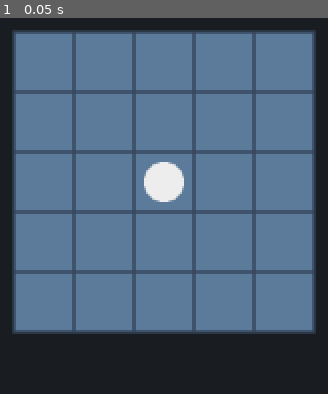
Above: before the commit, frame 1.
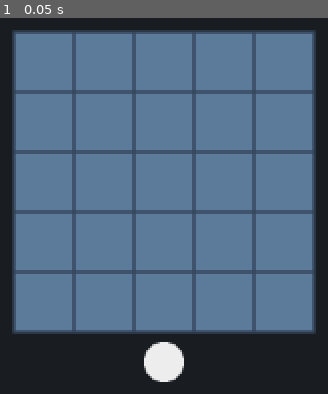
Above: after the commit, the same moment.

Repository: ryanshumway/GDScriptGame
Game: Godot game, scene res://scenes/main.tscn
The game is run twice, just before and just after one commit, with the same random seed, the same clock (stepped at 60 frames per second) and the same inputs.
Inputs:
- Up to frame 1 (0.05 s): no input

The runs differ from the first frame. In frame 1, 2.2% of the frame differs, in the area x 43-57%, y 38-97%.

Commit message:
Step 3: right-click a tile and the crew member walks there tile by tile
Co-Authored-By: Claude Opus 5.5 <noreply@anthropic.com>

Diff:
--- a/scenes/main.tscn
+++ b/scenes/main.tscn
@@ -2,11 +2,13 @@
 
 [ext_resource type="PackedScene" path="res://scenes/room.tscn" id="1_room"]
 [ext_resource type="PackedScene" path="res://scenes/crew_member.tscn" id="2_crew"]
+[ext_resource type="Script" path="res://scripts/floorplan.gd" id="3_floorplan"]
 
 [node name="Main" type="Node2D"]
 
 [node name="Floorplan" type="Node2D" parent="."]
 position = Vector2(520, 240)
+script = ExtResource("3_floorplan")
 
 [node name="Room" parent="Floorplan" instance=ExtResource("1_room")]
 
--- a/scripts/crew_member.gd
+++ b/scripts/crew_member.gd
@@ -3,13 +3,44 @@
 ## A crew member, drawn as a circle standing on one tile.
 
 ## Which tile the crew member stands on, counted from the top-left tile (0, 0).
-@export var tile_position := Vector2i(2, 2)
+@export var tile_position := Vector2i(2, 5)
 @export var color := Color(0.93, 0.93, 0.93)
 @export var radius := 16.0
+## How fast the crew member walks, in pixels per second.
+@export var walk_speed := 150.0
+
+## The tile the crew member was last ordered to walk to.
+var target_tile: Vector2i
 
 
 func _ready() -> void:
 	position = tile_to_pixels(tile_position)
+	target_tile = tile_position
+
+
+func _process(delta: float) -> void:
+	# Still between tiles? Keep sliding toward the center of the tile we're entering.
+	var tile_center := tile_to_pixels(tile_position)
+	if position != tile_center:
+		position = position.move_toward(tile_center, walk_speed * delta)
+		return
+
+	# Standing on a tile's center. If it isn't the target, step into the next tile.
+	if tile_position != target_tile:
+		tile_position += step_toward(target_tile)
+
+
+## Orders the crew member to walk to a tile.
+func walk_to(tile: Vector2i) -> void:
+	target_tile = tile
+
+
+## Returns a one-tile step toward a target: across first, then up or down.
+func step_toward(target: Vector2i) -> Vector2i:
+	var difference := target - tile_position
+	if difference.x != 0:
+		return Vector2i(signi(difference.x), 0)
+	return Vector2i(0, signi(difference.y))
 
 
 func _draw() -> void:
--- /dev/null
+++ b/scripts/floorplan.gd
@@ -0,0 +1,12 @@
+extends Node2D
+## Coordinates the rooms and crew: turns the player's clicks into orders.
+
+@onready var room: Room = $Room
+@onready var crew_member: CrewMember = $CrewMember
+
+
+func _unhandled_input(event: InputEvent) -> void:
+	if event is InputEventMouseButton and event.button_index == MOUSE_BUTTON_RIGHT and event.pressed:
+		var tile := room.pixels_to_tile(room.get_local_mouse_position())
+		if room.has_tile(tile):
+			crew_member.walk_to(tile)
--- a/scripts/room.gd
+++ b/scripts/room.gd
@@ -18,3 +18,13 @@
 			var tile_rect := Rect2(x * TILE_SIZE, y * TILE_SIZE, TILE_SIZE, TILE_SIZE)
 			draw_rect(tile_rect, floor_color)
 			draw_rect(tile_rect, grid_line_color, false, 2.0)
+
+
+## Returns the tile under a pixel position, measured from the room's top-left.
+func pixels_to_tile(pixels: Vector2) -> Vector2i:
+	return Vector2i((pixels / TILE_SIZE).floor())
+
+
+## True if the tile is inside this room.
+func has_tile(tile: Vector2i) -> bool:
+	return Rect2i(Vector2i.ZERO, size_in_tiles).has_point(tile)
Not shown, added: icon.svg.import
Not shown, added: scripts/crew_member.gd.uid
Not shown, added: scripts/floorplan.gd.uid
Not shown, added: scripts/room.gd.uid
Not shown, changed: LEARNING.md
